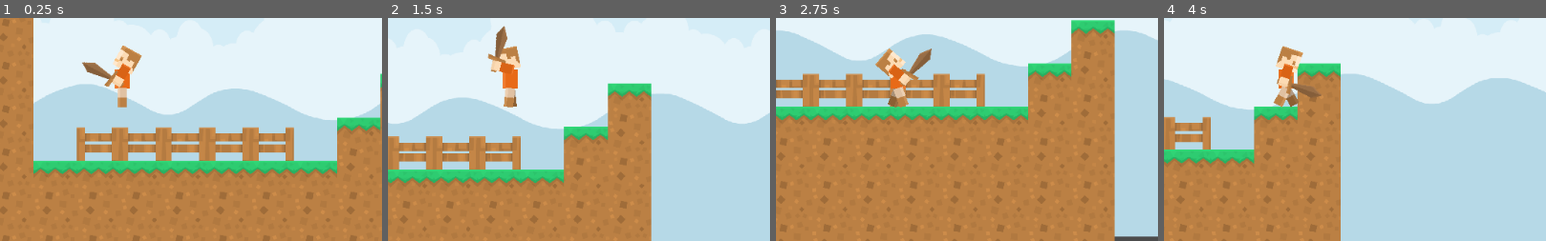
Above: before the commit, frames 1-4 (left to right).
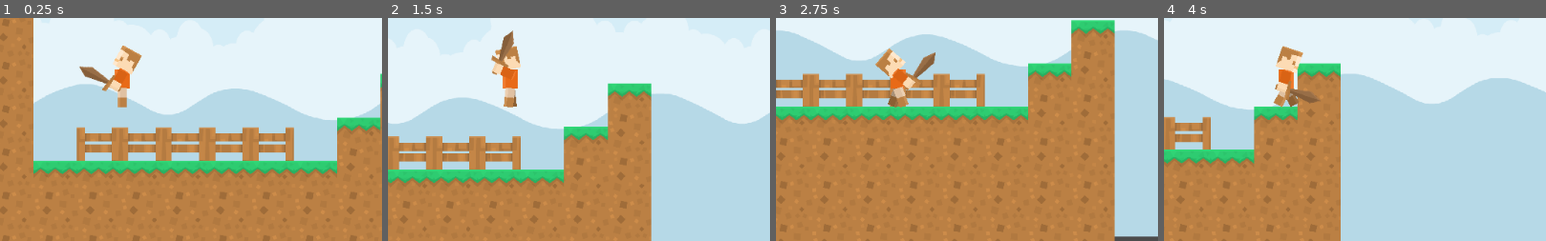
Above: after the commit, the same moments.

Repository: Kiel97/kenney-game-jam-2020
Game: Godot game, scene res://World.tscn
The game is run twice, just before and just after one commit, with the same random seed, the same clock (stepped at 60 frames per second) and the same inputs.
Inputs (mouse positions are % of the whole screen's width and height, from its top left):
- Up to frame 1 (0.25 s): no input
- Up to frame 2 (1.5 s): move the mouse to (72, 45) at 0.52 s; press the mouse at (72, 45) at 0.53 s; hold D (right) from 0.53 s (still down); tap Up (jump) at 0.77 s; move the mouse to (30, 55) at 1.27 s; release the mouse at (30, 55) at 1.28 s; click (30, 55) at 1.35 s
- Up to frame 3 (2.75 s): tap Up (jump) at 1.52 s; move the mouse to (60, 28) at 2.02 s; release D (right) at 2.03 s; press the mouse at (60, 28) at 2.03 s; hold Left (left) from 2.03 s (still down)
- Up to frame 4 (4 s): move the mouse to (45, 70) at 2.77 s; release Left (left) at 2.78 s; release the mouse at (45, 70) at 2.78 s; hold D (right) from 2.78 s (still down); click (45, 70) at 2.85 s; tap Up (jump) at 3.02, 3.77 s; move the mouse to (80, 65) at 3.52 s; press the mouse at (80, 65) at 3.53 s
The pictures show only the part of the screen within x 34-84%, y 36-86%; the shares and areas given below are measured in that part.

The runs differ from the first frame. In frame 1, 0.7% of the frame differs, in the area x 20-35%, y 19-34%; in frame 2, 0.7%; in frame 3, 0.7%, in the area x 29-42%, y 13-33%; in frame 4, 0.6%.

Commit message:
Fixed issue with offset ForeArm from body

Diff:
--- a/Player.gd
+++ b/Player.gd
@@ -16,7 +16,7 @@
 	$Body/Head.look_at(global_mouse_pos)
 
 	if arm_look_at_mouse:
-		$Body/ForeArmPoint.look_at(global_mouse_pos)
+		$Body/ForeArmPoint/ForeArm.look_at(global_mouse_pos)
 
 func _unhandled_input(event: InputEvent) -> void:
 		if event.is_action_pressed("attack") and not $AttackAnim.is_playing():
--- a/Player.tscn
+++ b/Player.tscn
@@ -11,7 +11,7 @@
 resource_name = "idle"
 length = 0.1
 tracks/0/type = "value"
-tracks/0/path = NodePath("Body/ForeArmPoint/ForeArm:position")
+tracks/0/path = NodePath("Body/Head:position")
 tracks/0/interp = 1
 tracks/0/loop_wrap = true
 tracks/0/imported = false
@@ -20,10 +20,10 @@
 "times": PoolRealArray( 0 ),
 "transitions": PoolRealArray( 1 ),
 "update": 0,
-"values": [ Vector2( 0, -15 ) ]
+"values": [ Vector2( 0, -30.3521 ) ]
 }
 tracks/1/type = "value"
-tracks/1/path = NodePath("Body/Head:position")
+tracks/1/path = NodePath("Body:position")
 tracks/1/interp = 1
 tracks/1/loop_wrap = true
 tracks/1/imported = false
@@ -32,10 +32,10 @@
 "times": PoolRealArray( 0 ),
 "transitions": PoolRealArray( 1 ),
 "update": 0,
-"values": [ Vector2( 0, -30.3521 ) ]
+"values": [ Vector2( 0, 0 ) ]
 }
 tracks/2/type = "value"
-tracks/2/path = NodePath("Body:position")
+tracks/2/path = NodePath("Body:rotation_degrees")
 tracks/2/interp = 1
 tracks/2/loop_wrap = true
 tracks/2/imported = false
@@ -44,10 +44,10 @@
 "times": PoolRealArray( 0 ),
 "transitions": PoolRealArray( 1 ),
 "update": 0,
-"values": [ Vector2( 0, 0 ) ]
+"values": [ 0.0 ]
 }
 tracks/3/type = "value"
-tracks/3/path = NodePath("Body:rotation_degrees")
+tracks/3/path = NodePath("Body/ForeLeg:position")
 tracks/3/interp = 1
 tracks/3/loop_wrap = true
 tracks/3/imported = false
@@ -56,10 +56,10 @@
 "times": PoolRealArray( 0 ),
 "transitions": PoolRealArray( 1 ),
 "update": 0,
-"values": [ 0.0 ]
+"values": [ Vector2( 0, 30 ) ]
 }
 tracks/4/type = "value"
-tracks/4/path = NodePath("Body/ForeLeg:position")
+tracks/4/path = NodePath("Body/ForeLeg:rotation_degrees")
 tracks/4/interp = 1
 tracks/4/loop_wrap = true
 tracks/4/imported = false
@@ -68,10 +68,10 @@
 "times": PoolRealArray( 0 ),
 "transitions": PoolRealArray( 1 ),
 "update": 0,
-"values": [ Vector2( 0, 30 ) ]
+"values": [ 0.0 ]
 }
 tracks/5/type = "value"
-tracks/5/path = NodePath("Body/ForeLeg:rotation_degrees")
+tracks/5/path = NodePath("Body/BackArm:position")
 tracks/5/interp = 1
 tracks/5/loop_wrap = true
 tracks/5/imported = false
@@ -80,10 +80,10 @@
 "times": PoolRealArray( 0 ),
 "transitions": PoolRealArray( 1 ),
 "update": 0,
-"values": [ 0.0 ]
+"values": [ Vector2( 0, -15 ) ]
 }
 tracks/6/type = "value"
-tracks/6/path = NodePath("Body/BackArm:position")
+tracks/6/path = NodePath("Body/BackArm:rotation_degrees")
 tracks/6/interp = 1
 tracks/6/loop_wrap = true
 tracks/6/imported = false
@@ -92,10 +92,10 @@
 "times": PoolRealArray( 0 ),
 "transitions": PoolRealArray( 1 ),
 "update": 0,
-"values": [ Vector2( 0, -15 ) ]
+"values": [ 0.0 ]
 }
 tracks/7/type = "value"
-tracks/7/path = NodePath("Body/BackArm:rotation_degrees")
+tracks/7/path = NodePath("Body/BackLeg:position")
 tracks/7/interp = 1
 tracks/7/loop_wrap = true
 tracks/7/imported = false
@@ -104,10 +104,10 @@
 "times": PoolRealArray( 0 ),
 "transitions": PoolRealArray( 1 ),
 "update": 0,
-"values": [ 0.0 ]
+"values": [ Vector2( 0, 30 ) ]
 }
 tracks/8/type = "value"
-tracks/8/path = NodePath("Body/BackLeg:position")
+tracks/8/path = NodePath("Body/BackLeg:rotation_degrees")
 tracks/8/interp = 1
 tracks/8/loop_wrap = true
 tracks/8/imported = false
@@ -116,10 +116,10 @@
 "times": PoolRealArray( 0 ),
 "transitions": PoolRealArray( 1 ),
 "update": 0,
-"values": [ Vector2( 0, 30 ) ]
+"values": [ 0.0 ]
 }
 tracks/9/type = "value"
-tracks/9/path = NodePath("Body/BackLeg:rotation_degrees")
+tracks/9/path = NodePath("Body/ForeArmPoint:position")
 tracks/9/interp = 1
 tracks/9/loop_wrap = true
 tracks/9/imported = false
@@ -128,7 +128,7 @@
 "times": PoolRealArray( 0 ),
 "transitions": PoolRealArray( 1 ),
 "update": 0,
-"values": [ 0.0 ]
+"values": [ Vector2( 3.05176e-05, 0 ) ]
 }
 
 [sub_resource type="Animation" id=2]
@@ -136,32 +136,32 @@
 length = 0.9
 loop = true
 tracks/0/type = "value"
-tracks/0/path = NodePath("Body/ForeArmPoint/ForeArm:position")
+tracks/0/path = NodePath("Body/Head:position")
 tracks/0/interp = 2
 tracks/0/loop_wrap = true
 tracks/0/imported = false
 tracks/0/enabled = true
 tracks/0/keys = {
-"times": PoolRealArray( 0, 0.3, 0.7, 1 ),
-"transitions": PoolRealArray( 1, 1, 1, 1 ),
-"update": 0,
-"values": [ Vector2( 0, -15 ), Vector2( 0, -15 ), Vector2( 0, -15 ), Vector2( 0, -15 ) ]
+"times": PoolRealArray( 0, 0.5, 1 ),
+"transitions": PoolRealArray( 1, 1, 1 ),
+"update": 0,
+"values": [ Vector2( 0, -30.3521 ), Vector2( 0, -26.1095 ), Vector2( 0, -30.3521 ) ]
 }
 tracks/1/type = "value"
-tracks/1/path = NodePath("Body/Head:position")
-tracks/1/interp = 2
+tracks/1/path = NodePath("Body:position")
+tracks/1/interp = 1
 tracks/1/loop_wrap = true
 tracks/1/imported = false
 tracks/1/enabled = true
 tracks/1/keys = {
-"times": PoolRealArray( 0, 0.5, 1 ),
-"transitions": PoolRealArray( 1, 1, 1 ),
-"update": 0,
-"values": [ Vector2( 0, -30.3521 ), Vector2( 0, -26.1095 ), Vector2( 0, -30.3521 ) ]
+"times": PoolRealArray( 0, 0.3, 0.7, 1 ),
+"transitions": PoolRealArray( 1, 1, 1, 1 ),
+"update": 0,
+"values": [ Vector2( 0, 0 ), Vector2( 0, 0 ), Vector2( 0, 0 ), Vector2( 0, 0 ) ]
 }
 tracks/2/type = "value"
-tracks/2/path = NodePath("Body:position")
-tracks/2/interp = 1
+tracks/2/path = NodePath("Body:rotation_degrees")
+tracks/2/interp = 2
 tracks/2/loop_wrap = true
 tracks/2/imported = false
 tracks/2/enabled = true
@@ -169,10 +169,10 @@
 "times": PoolRealArray( 0, 0.3, 0.7, 1 ),
 "transitions": PoolRealArray( 1, 1, 1, 1 ),
 "update": 0,
-"values": [ Vector2( 0, 0 ), Vector2( 0, 0 ), Vector2( 0, 0 ), Vector2( 0, 0 ) ]
+"values": [ 0.0, 0.0, 0.0, 0.0 ]
 }
 tracks/3/type = "value"
-tracks/3/path = NodePath("Body:rotation_degrees")
+tracks/3/path = NodePath("Body/ForeLeg:position")
 tracks/3/interp = 2
 tracks/3/loop_wrap = true
 tracks/3/imported = false
@@ -181,10 +181,10 @@
 "times": PoolRealArray( 0, 0.3, 0.7, 1 ),
 "transitions": PoolRealArray( 1, 1, 1, 1 ),
 "update": 0,
-"values": [ 0.0, 0.0, 0.0, 0.0 ]
+"values": [ Vector2( 0, 30 ), Vector2( 0, 30 ), Vector2( 0, 30 ), Vector2( 0, 30 ) ]
 }
 tracks/4/type = "value"
-tracks/4/path = NodePath("Body/ForeLeg:position")
+tracks/4/path = NodePath("Body/ForeLeg:rotation_degrees")
 tracks/4/interp = 2
 tracks/4/loop_wrap = true
 tracks/4/imported = false
@@ -193,10 +193,10 @@
 "times": PoolRealArray( 0, 0.3, 0.7, 1 ),
 "transitions": PoolRealArray( 1, 1, 1, 1 ),
 "update": 0,
-"values": [ Vector2( 0, 30 ), Vector2( 0, 30 ), Vector2( 0, 30 ), Vector2( 0, 30 ) ]
+"values": [ 0.0, -30.4616, 28.954, 0.0 ]
 }
 tracks/5/type = "value"
-tracks/5/path = NodePath("Body/ForeLeg:rotation_degrees")
+tracks/5/path = NodePath("Body/BackArm:position")
 tracks/5/interp = 2
 tracks/5/loop_wrap = true
 tracks/5/imported = false
@@ -205,10 +205,10 @@
 "times": PoolRealArray( 0, 0.3, 0.7, 1 ),
 "transitions": PoolRealArray( 1, 1, 1, 1 ),
 "update": 0,
-"values": [ 0.0, -30.4616, 28.954, 0.0 ]
+"values": [ Vector2( 0, -15 ), Vector2( 0, -15 ), Vector2( 0, -15 ), Vector2( 0, -15 ) ]
 }
 tracks/6/type = "value"
-tracks/6/path = NodePath("Body/BackArm:position")
+tracks/6/path = NodePath("Body/BackArm:rotation_degrees")
 tracks/6/interp = 2
 tracks/6/loop_wrap = true
 tracks/6/imported = false
@@ -217,10 +217,10 @@
 "times": PoolRealArray( 0, 0.3, 0.7, 1 ),
 "transitions": PoolRealArray( 1, 1, 1, 1 ),
 "update": 0,
-"values": [ Vector2( 0, -15 ), Vector2( 0, -15 ), Vector2( 0, -15 ), Vector2( 0, -15 ) ]
+"values": [ 0.0, 41.0463, -43.5669, 0.0 ]
 }
 tracks/7/type = "value"
-tracks/7/path = NodePath("Body/BackArm:rotation_degrees")
+tracks/7/path = NodePath("Body/BackLeg:position")
 tracks/7/interp = 2
 tracks/7/loop_wrap = true
 tracks/7/imported = false
@@ -229,10 +229,10 @@
 "times": PoolRealArray( 0, 0.3, 0.7, 1 ),
 "transitions": PoolRealArray( 1, 1, 1, 1 ),
 "update": 0,
-"values": [ 0.0, 41.0463, -43.5669, 0.0 ]
+"values": [ Vector2( 0, 30 ), Vector2( 0, 30 ), Vector2( 0, 30 ), Vector2( 0, 30 ) ]
 }
 tracks/8/type = "value"
-tracks/8/path = NodePath("Body/BackLeg:position")
+tracks/8/path = NodePath("Body/BackLeg:rotation_degrees")
 tracks/8/interp = 2
 tracks/8/loop_wrap = true
 tracks/8/imported = false
@@ -241,11 +241,11 @@
 "times": PoolRealArray( 0, 0.3, 0.7, 1 ),
 "transitions": PoolRealArray( 1, 1, 1, 1 ),
 "update": 0,
-"values": [ Vector2( 0, 30 ), Vector2( 0, 30 ), Vector2( 0, 30 ), Vector2( 0, 30 ) ]
+"values": [ 0.0, 30.7867, -30.0888, 0.0 ]
 }
 tracks/9/type = "value"
-tracks/9/path = NodePath("Body/BackLeg:rotation_degrees")
-tracks/9/interp = 2
+tracks/9/path = NodePath("Body/ForeArmPoint:position")
+tracks/9/interp = 1
 tracks/9/loop_wrap = true
 tracks/9/imported = false
 tracks/9/enabled = true
@@ -253,7 +253,7 @@
 "times": PoolRealArray( 0, 0.3, 0.7, 1 ),
 "transitions": PoolRealArray( 1, 1, 1, 1 ),
 "update": 0,
-"values": [ 0.0, 30.7867, -30.0888, 0.0 ]
+"values": [ Vector2( 0, 0 ), Vector2( 0, 2 ), Vector2( 0, 2 ), Vector2( 0, 0 ) ]
 }
 
 [sub_resource type="CapsuleShape2D" id=3]
@@ -289,6 +289,7 @@
 [node name="BackLeg" type="Sprite" parent="Body"]
 modulate = Color( 0.74902, 0.74902, 0.74902, 1 )
 position = Vector2( 0, 30 )
+rotation = 5.33789e-08
 z_index = -1
 texture = ExtResource( 2 )
 offset = Vector2( 0, 25 )
@@ -296,6 +297,7 @@
 
 [node name="ForeLeg" type="Sprite" parent="Body"]
 position = Vector2( 0, 30 )
+rotation = -5.28153e-08
 z_index = 1
 texture = ExtResource( 2 )
 offset = Vector2( 0, 25 )
@@ -311,15 +313,20 @@
 [node name="BackArm" type="Sprite" parent="Body"]
 modulate = Color( 0.815686, 0.815686, 0.815686, 1 )
 position = Vector2( 0, -15 )
+rotation = 7.11673e-08
 z_index = -2
 texture = ExtResource( 1 )
 offset = Vector2( 0, 20 )
 flip_h = true
+__meta__ = {
+"_edit_lock_": true
+}
 
 [node name="ForeArmPoint" type="Node2D" parent="Body"]
+position = Vector2( 0, 3.97364e-07 )
+
+[node name="ForeArm" type="Sprite" parent="Body/ForeArmPoint"]
 position = Vector2( 0, -15 )
-
-[node name="ForeArm" type="Sprite" parent="Body/ForeArmPoint"]
 z_index = 2
 texture = ExtResource( 1 )
 offset = Vector2( 0, 20 )
@@ -339,6 +346,9 @@
 [node name="CollisionShape2D" type="CollisionShape2D" parent="."]
 position = Vector2( 3.05176e-05, -14.5198 )
 shape = SubResource( 3 )
+__meta__ = {
+"_edit_lock_": true
+}
 
 [node name="AttackAnim" type="AnimationPlayer" parent="."]
 anims/attack = SubResource( 4 )
